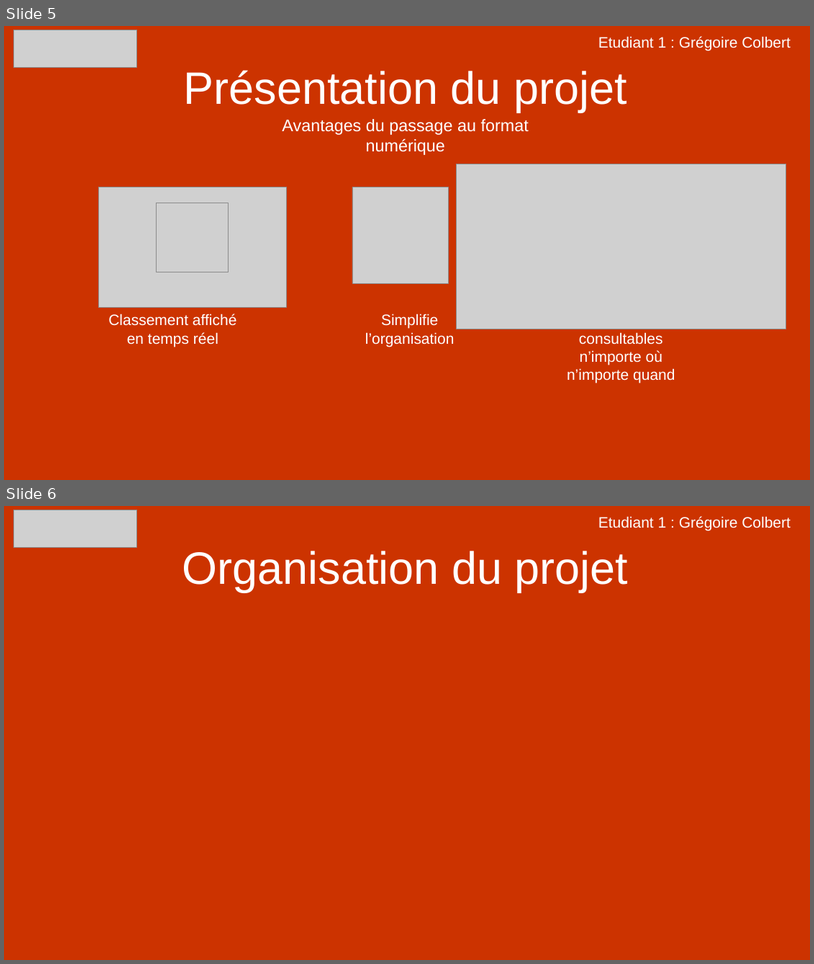
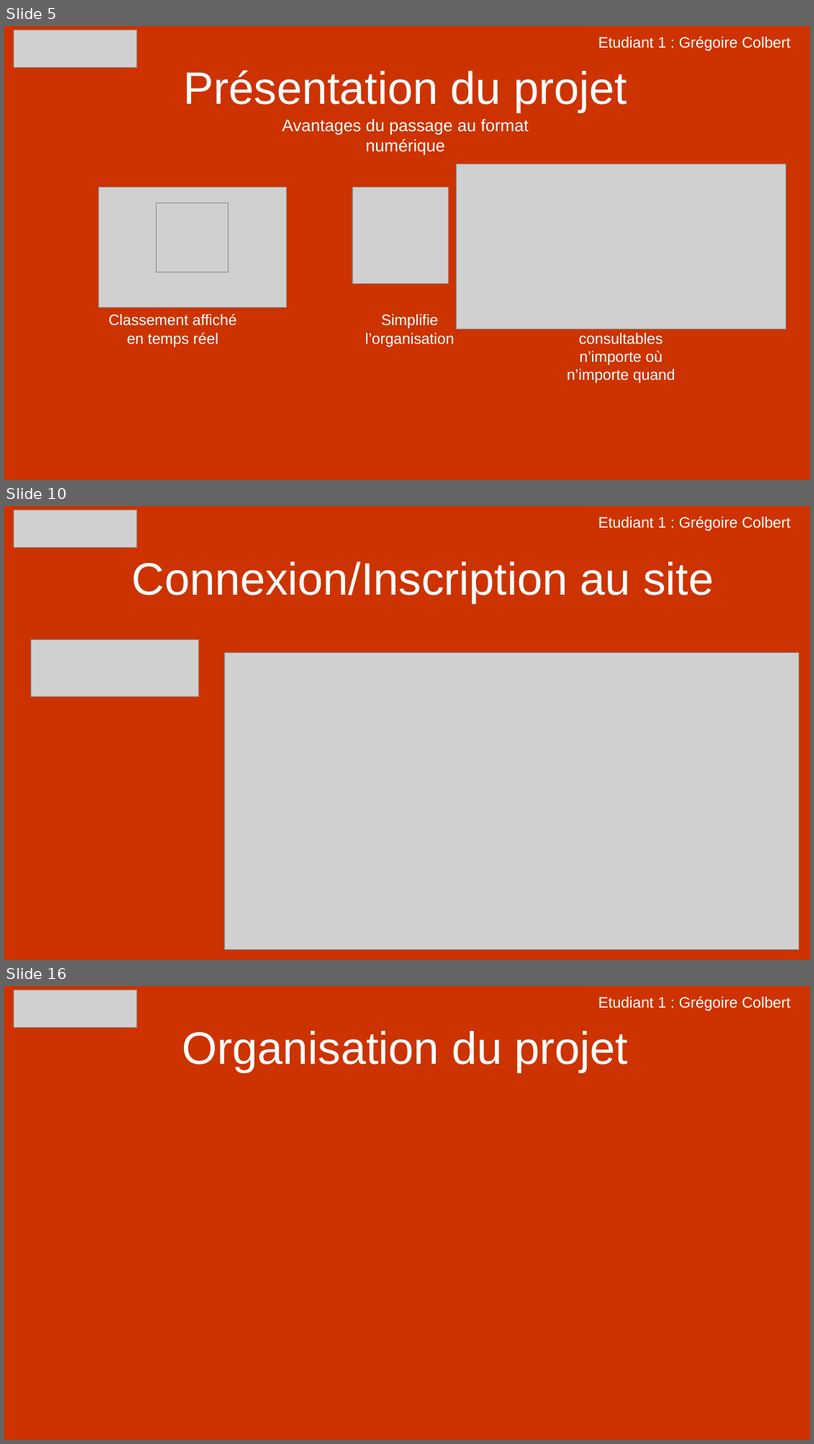
Before and after one commit to Colbert1/Projet_CrossLaPro, a slide deck: Ressources/Presentation_Projet_CrossLaPro_E1_Colbert.pptx. Shown one above the other, each under a label of ours: slides 5 and 6 before the commit, slides 5, 10 and 16 after it; the slides between them are not shown. The pictures are 814x964 and 814x1444 pixels, drawn with LibreOffice and Linux fonts; fonts in the diff are those of the drawing; grey boxes stand for pictures. Boxes give left, top, right and bottom in pixels: in the first picture for what was removed or moved away, otherwise in the second. Text is boxed around its words. In the diff, an @@ line names an element or a change of style, - is before the commit and + after.

Commit message:
Ajout presentation revue 1 colbert

```diff
--- a/Ressources/Presentation_Projet_CrossLaPro_E1_Colbert.pptx
+++ b/Ressources/Presentation_Projet_CrossLaPro_E1_Colbert.pptx
@@ slide 10 added at (4,506,810,960), background #CC3300 @@
@@ picture added at (13,510,137,547) @@
@@ text added at (599,516,791,530), 18 pt, text #FFFFFF @@
+Etudiant 1 : Grégoire Colbert
@@ title added at (132,561,714,603), 54 pt, text #FFFFFF @@
+Connexion/Inscription au site
@@ picture added at (31,640,198,697) @@
@@ picture added at (225,652,799,950) @@
@@ what was slide 6 is now slide 16 @@
```
Also in this commit, not shown: 1 slide changed, 13 other slides added, 4 other files.
